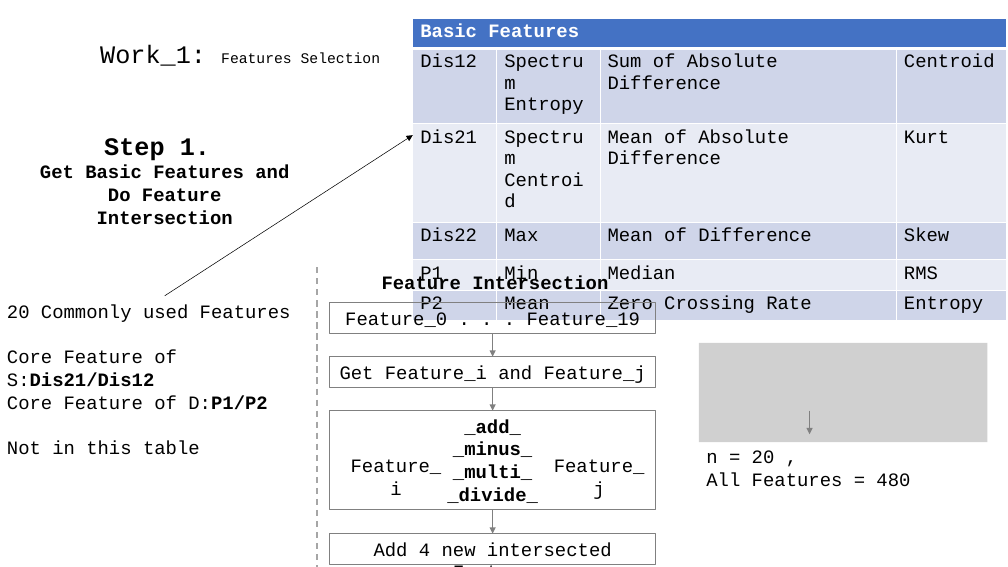
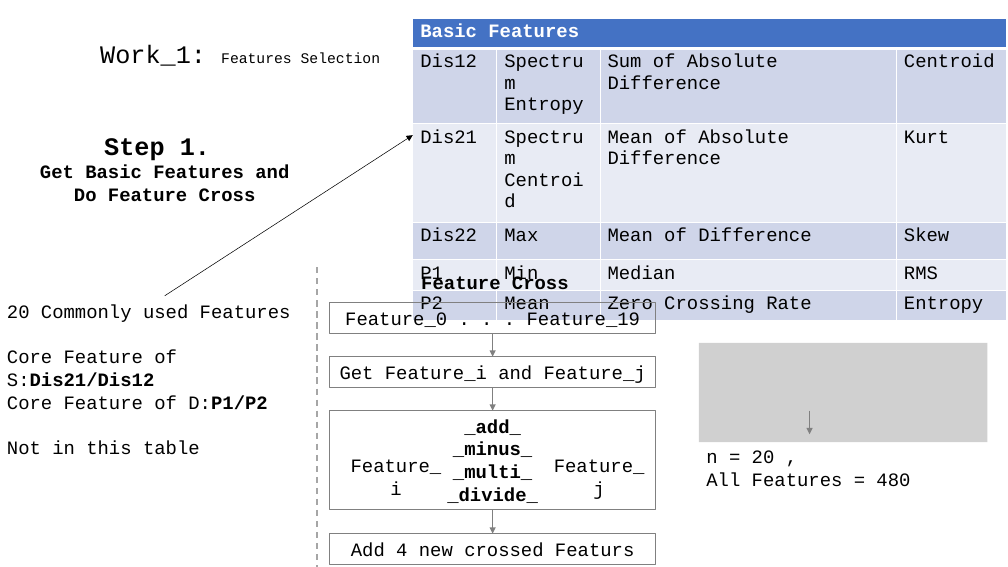
Before and after one commit to A-Big-Tortoise/Presentation, a slide deck: slide 5 of Presentation_821_JiayuChen.pptx. Drawn at 1008x567 pixels with LibreOffice and Linux fonts; fonts in the diff are those of the drawing; grey boxes stand for pictures. Boxes give left, top, right and bottom in pixels: in the first picture for what was removed or moved away, otherwise in the second. Text is boxed around its words. In the diff, an @@ line names an element or a change of style, - is before the commit and + after.

```diff
--- a/Presentation_821_JiayuChen.pptx
+++ b/Presentation_821_JiayuChen.pptx
@@ text at bbox=[40, 165, 289, 202]: text changed @@
-Get Basic Features and Do Feature Intersection
+Get Basic Features and Do Feature Cross
@@ text at bbox=[421, 276, 569, 295]: text changed @@
-Feature Intersection
+Feature Cross
@@ text in rectangle at bbox=[351, 543, 634, 557]: text changed @@
-Add 4 new intersected Featurs
+Add 4 new crossed Featurs
```
Also in this commit, not shown: 4 other slides changed.
